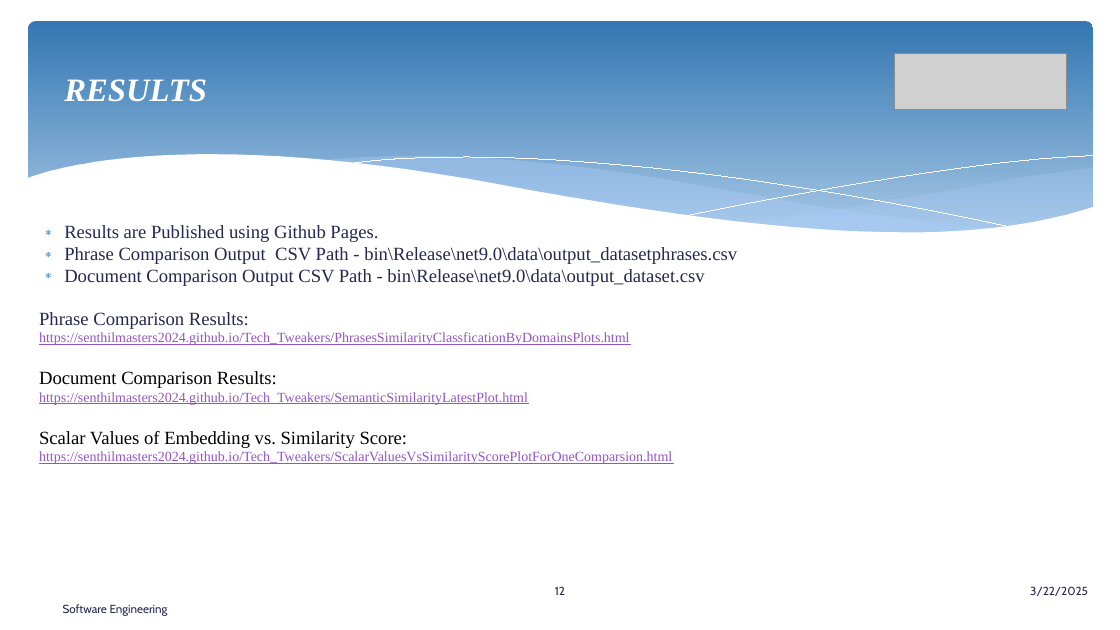
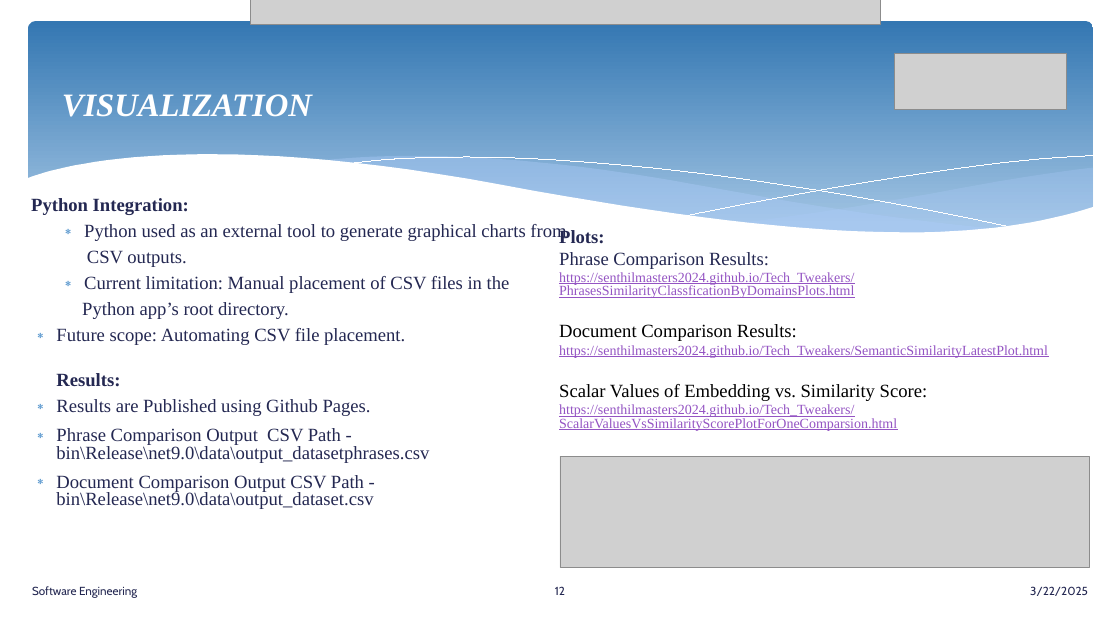
Before and after one commit to senthilmasters2024/Tech_Tweakers, a slide deck: slide 12 of SemanticAnalysisTextualData/SemanticAnalysisTextualData/Documentation/SemanticAnalysisTextualData.pptx. Drawn at 1120x630 pixels with LibreOffice and Linux fonts; fonts in the diff are those of the drawing; grey boxes stand for pictures. Boxes give left, top, right and bottom in pixels: in the first picture for what was removed or moved away, otherwise in the second. Text is boxed around its words. In the diff, an @@ line names an element or a change of style, - is before the commit and + after.

```diff
--- a/SemanticAnalysisTextualData/SemanticAnalysisTextualData/Documentation/SemanticAnalysisTextualData.pptx
+++ b/SemanticAnalysisTextualData/SemanticAnalysisTextualData/Documentation/SemanticAnalysisTextualData.pptx
@@ picture added at bbox=[250, 0, 881, 24] @@
@@ title removed at bbox=[64, 79, 207, 102] @@
-RESULTS
@@ title added at bbox=[62, 94, 312, 117], 28 pt, text #FFFFFF, bold, italic @@
+VISUALIZATION
@@ text "Python Integration:": place and size @@
-text "Python Integration:" at bbox=[39, 225, 737, 464]
+text "Python Integration:" at bbox=[31, 198, 566, 509]
@@ text at bbox=[31, 198, 566, 387]: paragraphs added @@
+Python Integration:
+  ∗ Python used as an external tool to generate graphical charts from
+  CSV outputs.
+  ∗ Current limitation: Manual placement of CSV files in the
+  Python app’s root directory.
+∗ Future scope: Automating CSV file placement.
+  Results:
@@ text added at bbox=[559, 229, 1048, 431], 12 pt, text #9454C3, underline @@
+Plots:
+Phrase Comparison Results:
+https://senthilmasters2024.github.io/Tech_Tweakers/PhrasesSimilarityClassficationByDomainsPlots.html
+Document Comparison Results:
+https://senthilmasters2024.github.io/Tech_Tweakers/SemanticSimilarityLatestPlot.html
+Scalar Values of Embedding vs. Similarity Score:
+https://senthilmasters2024.github.io/Tech_Tweakers/ScalarValuesVsSimilarityScorePlotForOneComparsion.html
@@ text at bbox=[39, 312, 672, 464]: paragraphs removed @@
-Phrase Comparison Results:
-https://senthilmasters2024.github.io/Tech_Tweakers/PhrasesSimilarityClassficationByDomainsPlots.html
-Document Comparison Results:
-https://senthilmasters2024.github.io/Tech_Tweakers/SemanticSimilarityLatestPlot.html
-Scalar Values of Embedding vs. Similarity Score:
-https://senthilmasters2024.github.io/Tech_Tweakers/ScalarValuesVsSimilarityScorePlotForOneComparsion.html
@@ text at bbox=[56, 399, 429, 463]: more space between paragraphs @@
@@ picture added at bbox=[560, 456, 1090, 568] @@
@@ text "Software Engineering": place and size @@
-text "Software Engineering" at bbox=[63, 604, 168, 616]
+text "Software Engineering" at bbox=[32, 586, 137, 598]
```
Also in this commit, not shown: 3 other slides changed, 1 slide added, 1 slide removed, 28 other files.
